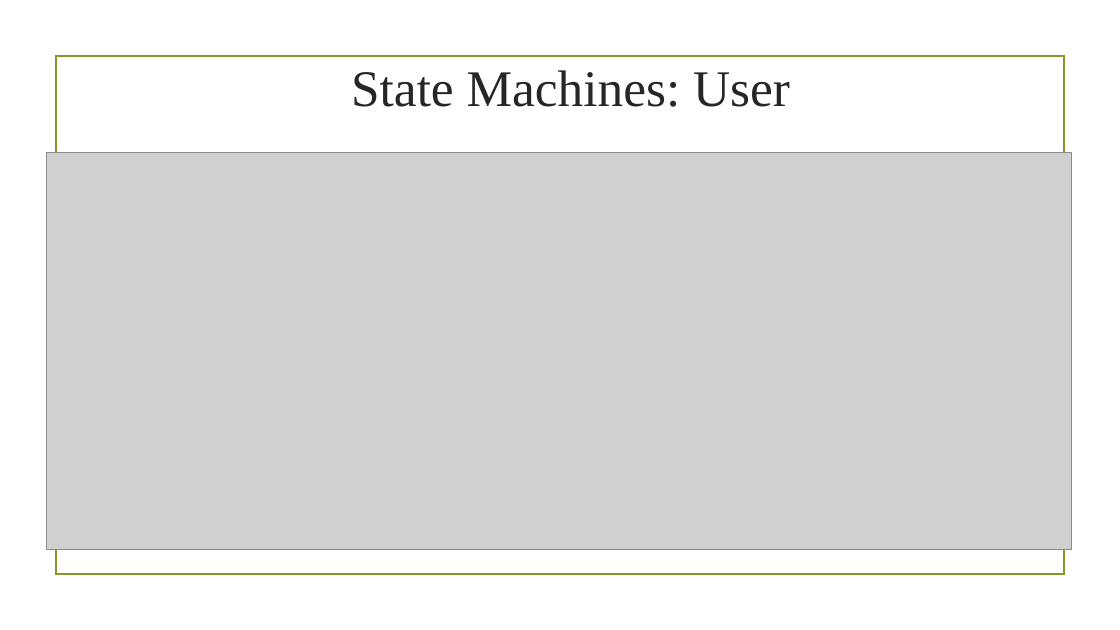
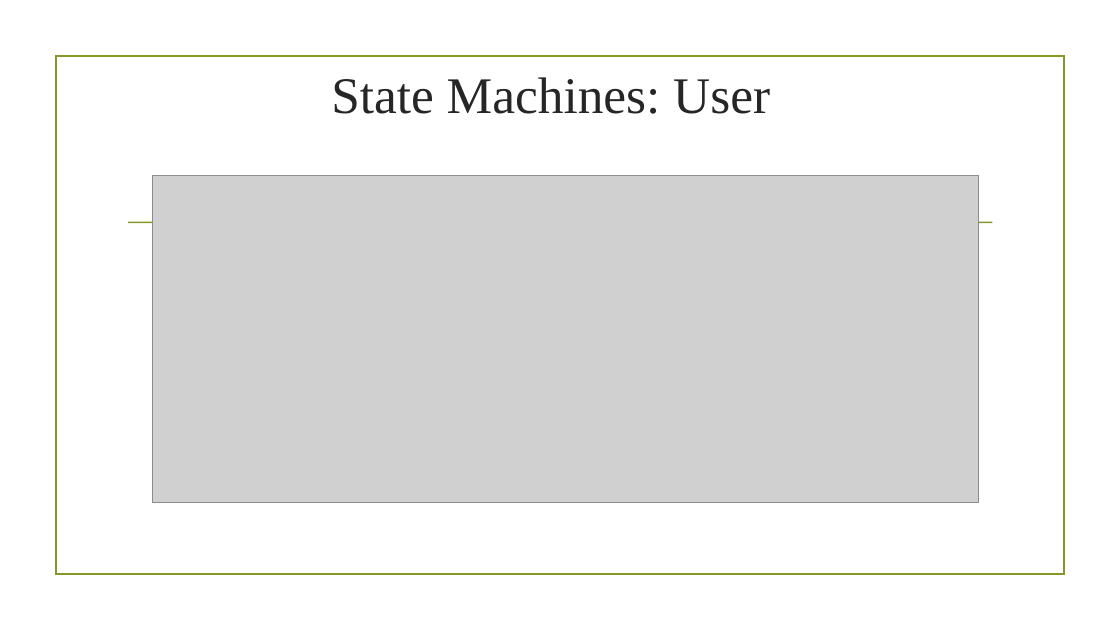
Before and after one commit to EduardoBrito97/SafeNSound, a slide deck: slide 10 of Projeto Teoria/Sprint 2/Sprint 2.odp (slide 8 before the commit). Drawn at 1120x630 pixels with LibreOffice and Linux fonts; fonts in the diff are those of the drawing; grey boxes stand for pictures; background and template pictures are left out. Boxes give left, top, right and bottom in pixels: in the first picture for what was removed or moved away, otherwise in the second. Text is boxed around its words. In the diff, an @@ line names an element or a change of style, - is before the commit and + after.

```diff
--- a/Projeto Teoria/Sprint 2/Sprint 2.odp
+++ b/Projeto Teoria/Sprint 2/Sprint 2.odp
@@ title "State Machines: User": place and size @@
-title "State Machines: User" at [351,70,790,107]
+title "State Machines: User" at [331,77,770,114]
@@ picture: place and size @@
-picture at [46,152,1071,550]
+picture at [152,176,979,502]
@@ line added from (129, 223) to (993, 223), #83992A 1.25 pt @@
```
Also in this commit, not shown: 2 other slides changed, 2 slides added, 3 other files.
